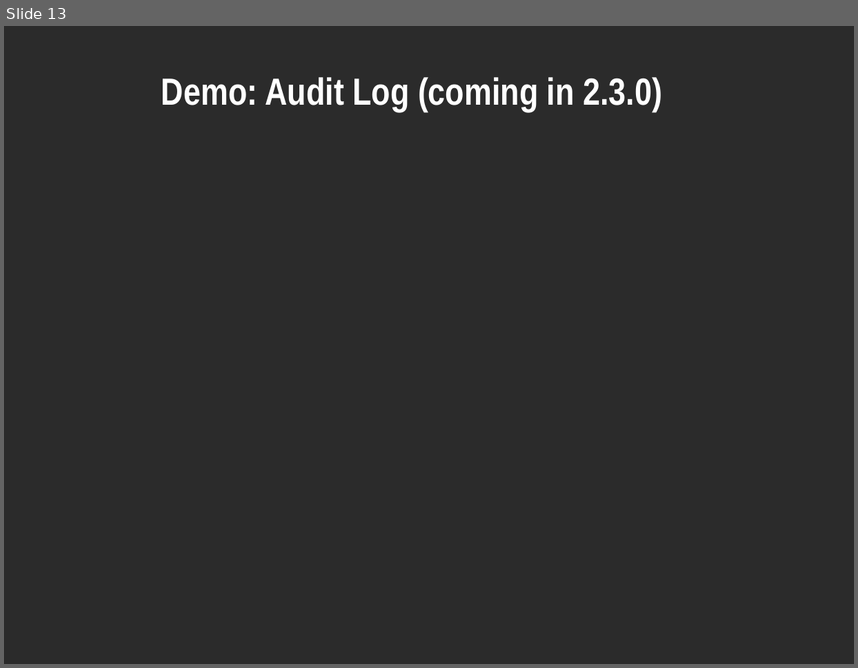
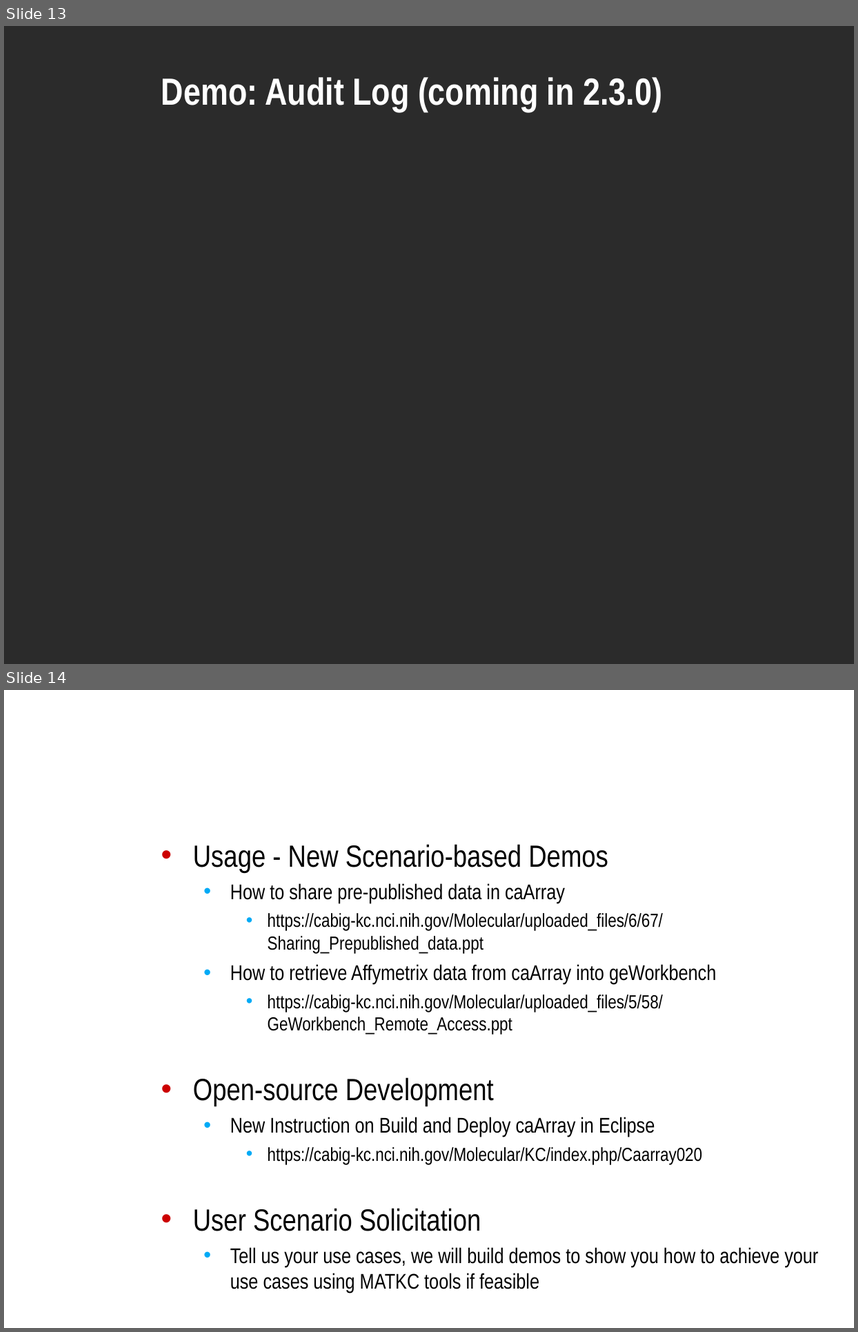
Before and after one commit to NCIP/caarray-docs, a slide deck: project_management/open_meetings/caArray User Community Meeting 2009.06.03.ppt. Shown one above the other, each under a label of ours: slide 13 before the commit, slides 13 and 14 after it. The pictures are 858x668 and 858x1332 pixels, drawn with LibreOffice and Linux fonts; fonts in the diff are those of the drawing; background and template pictures are left out; a plain dark background stands for a picture behind light text. Boxes give left, top, right and bottom in pixels: in the first picture for what was removed or moved away, otherwise in the second. Text is boxed around its words. In the diff, an @@ line names an element or a change of style, - is before the commit and + after.

Commit message:
Incorporated Zhong's slides.

```diff
--- a/project_management/open_meetings/caArray User Community Meeting 2009.06.03.ppt
+++ b/project_management/open_meetings/caArray User Community Meeting 2009.06.03.ppt
@@ slide 14 added at (x1=4, y1=690, x2=854, y2=1328), background picture (left out) @@
@@ title added at (x1=153, y1=690, x2=840, y2=818), 32 pt, text #FFFFFF, bold @@
+What’s New on caArray Support
@@ text added at (x1=193, y1=844, x2=818, y2=1292), 16 pt, text #000000 @@
+• Usage - New Scenario-based Demos
+  • How to share pre-published data in caArray
+    • https://cabig-kc.nci.nih.gov/Molecular/uploaded_files/6/67/Sharing_Prepublished_data.ppt
+  • How to retrieve Affymetrix data from caArray into geWorkbench
+    • https://cabig-kc.nci.nih.gov/Molecular/uploaded_files/5/58/GeWorkbench_Remote_Access.ppt
+• Open-source Development
+  • New Instruction on Build and Deploy caArray in Eclipse
+    • https://cabig-kc.nci.nih.gov/Molecular/KC/index.php/Caarray020
+• User Scenario Solicitation
+  • Tell us your use cases, we will build demos to show you how to achieve your use cases using MATKC tools if feasible
```
